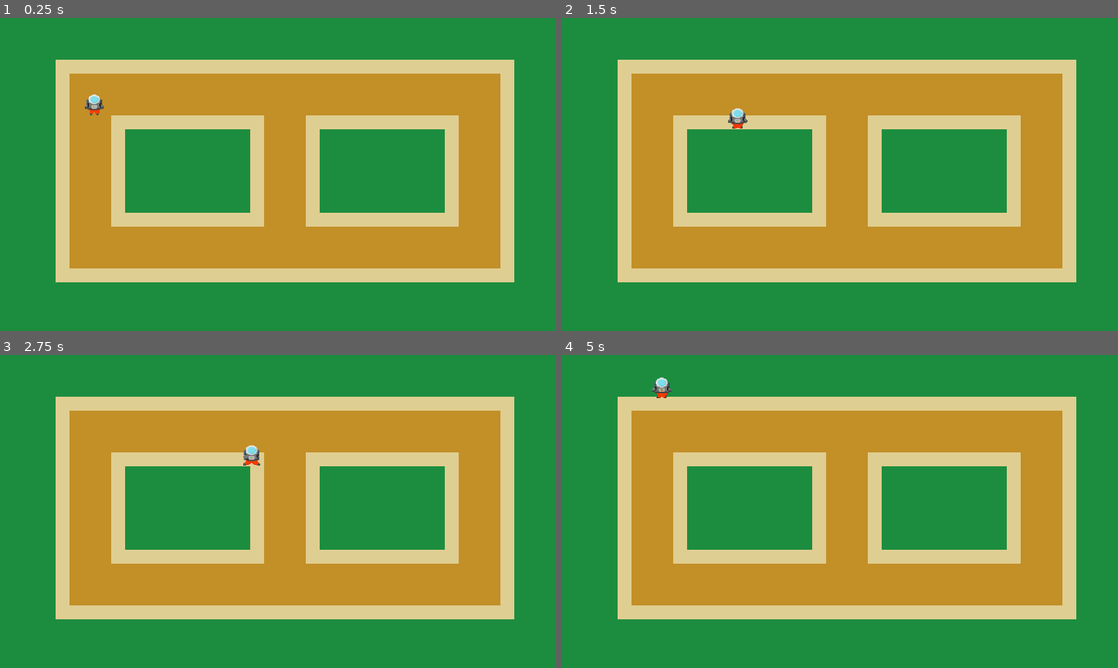
Above: before the commit, frames 1-4 (two rows, left to right).
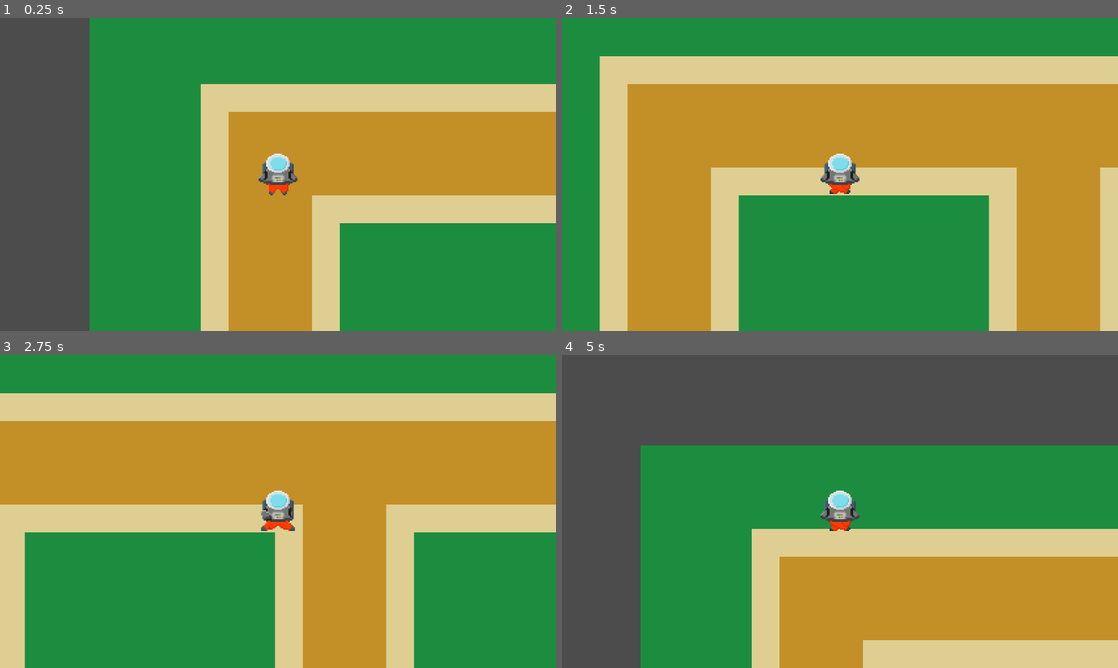
Above: after the commit, the same moments.

Repository: GTNT-Github/Astronaut-of-the-Month
Game: Godot game, scene res://Game.tscn
The game is run twice, just before and just after one commit, with the same random seed, the same clock (stepped at 60 frames per second) and the same inputs.
Inputs:
- Up to frame 1 (0.25 s): no input
- Up to frame 2 (1.5 s): tap Enter at 0.5 s; hold Right (ui_right) 0.53-1.28 s; hold Down (ui_down) from 1.28 s (still down)
- Up to frame 3 (2.75 s): release Down (ui_down) at 2.03 s; hold Right (ui_right) from 2.03 s (still down)
- Up to frame 4 (5 s): release Right (ui_right) at 2.78 s; hold Up (ui_up) 2.78-3.53 s; hold Left (ui_left) from 3.53 s (still down)

The runs differ from the first frame. In frame 1, 65% of the frame differs, in the area x 0-100%, y 0-100%; in frame 2, 50%; in frame 3, 53%; in frame 4, 76%.

Commit message:
5.12.22 Fix 2

Diff:
--- a/Game.tscn
+++ b/Game.tscn
@@ -85,3 +85,7 @@
 
 [node name="CollisionShape2D" type="CollisionShape2D" parent="KinematicBody2D/Top"]
 shape = SubResource( 5 )
+
+[node name="Camera2D" type="Camera2D" parent="KinematicBody2D"]
+current = true
+zoom = Vector2( 0.5, 0.5 )
Not shown, added: export_presets.cfg
